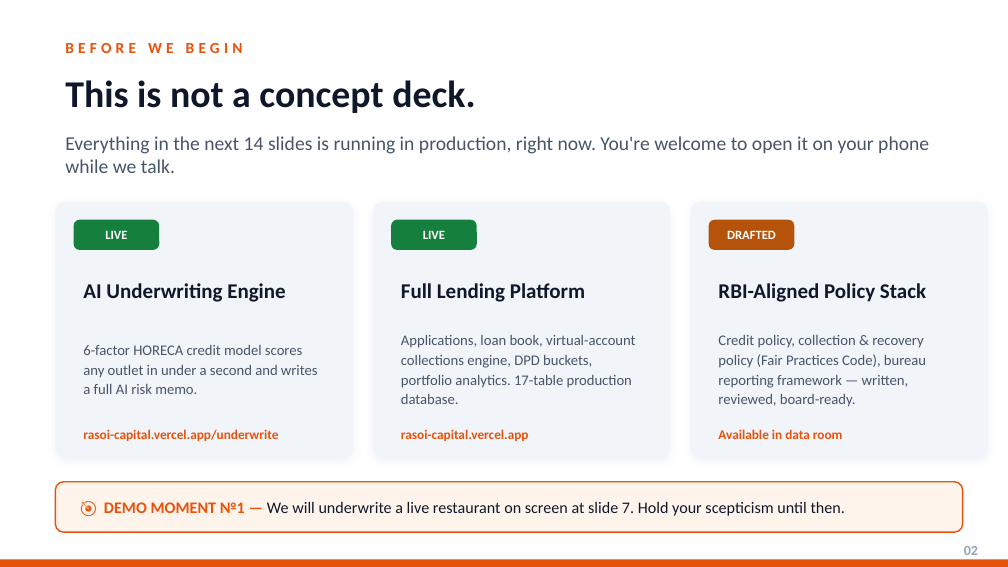
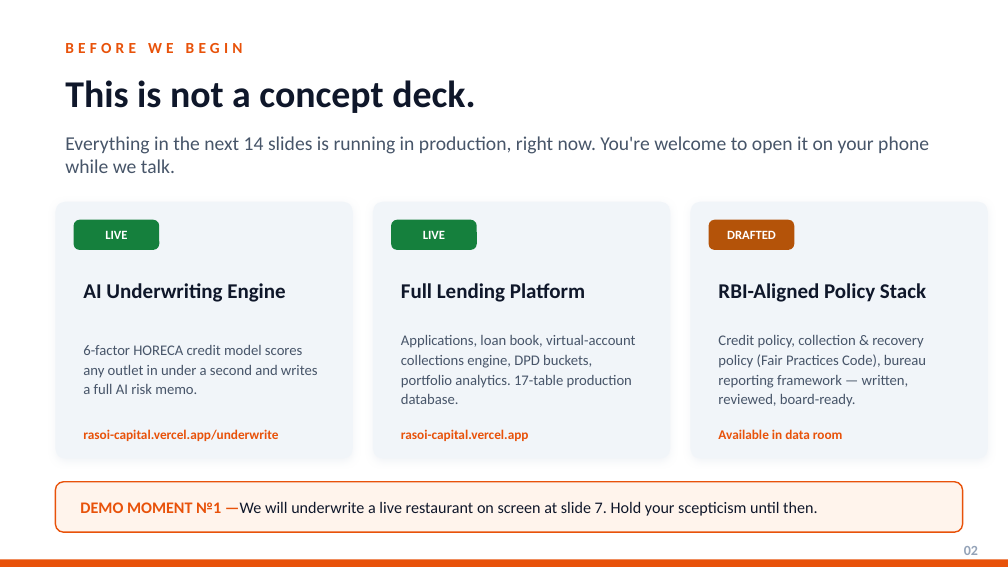
Before and after one commit to askgogo84/RasoiCapital, a slide deck: slide 2 of public/RasoiCapital_PitchDeck.pptx. Drawn at 1008x567 pixels with LibreOffice and Linux fonts; fonts in the diff are those of the drawing. Boxes give left, top, right and bottom in pixels: in the first picture for what was removed or moved away, otherwise in the second. Text is boxed around its words. In the diff, an @@ line names an element or a change of style, - is before the commit and + after.

```diff
--- a/public/RasoiCapital_PitchDeck.pptx
+++ b/public/RasoiCapital_PitchDeck.pptx
@@ text at (80, 501, 817, 516): text changed @@
-🎯 DEMO MOMENT №1 — We will underwrite a live restaurant on screen at slide 7. Hold your scepticism until then.
+DEMO MOMENT №1 —We will underwrite a live restaurant on screen at slide 7. Hold your scepticism until then.
```
Also in this commit, not shown: 10 other slides changed.
